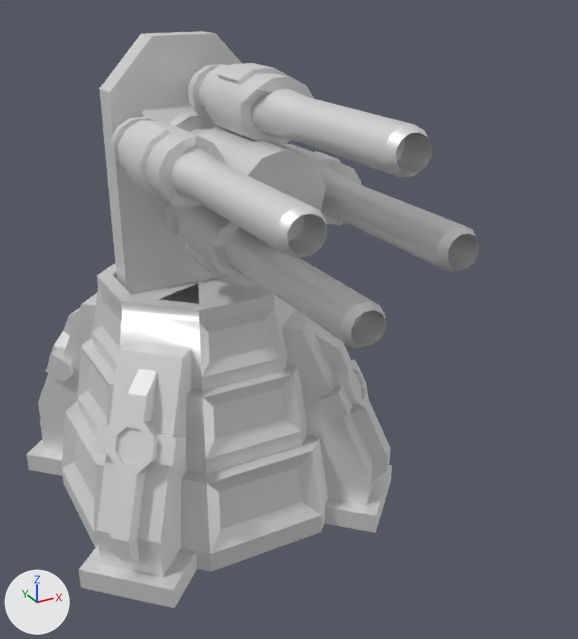
One commit to the glTF model glb/armvulc.glb: the scene before it, then after it.
Rendered twice from a camera (50 mm lens) standing at (-90.0, -223.0, 165.0) and looking at (11.0, -40.0, 73.0). Lighting does not change. The marker at lower left points along +X, +Y and +Z. The older version comes first. Where no turn or scale is listed for an object, it has been applied to the vertices.

The older version as bpy lines, for what is in view:
```python
ob_barrel02 = bpy.data.objects.new('barrel02', me_barrel02)
ob_barrel02.parent = ob_housing02
ob_barrel02.location = (0.0, 14.67, 0.0)
ob_barrel03 = bpy.data.objects.new('barrel03', me_barrel03)
ob_barrel03.parent = ob_housing03
ob_barrel03.location = (0.0, 14.67, 0.0)
ob_barrel04 = bpy.data.objects.new('barrel04', me_barrel04)
ob_barrel04.parent = ob_housing04
ob_barrel04.location = (0.0, 14.67, 0.0)
ob_base = bpy.data.objects.new('base', me_base)
ob_base.location = (0.0, 0.0, 0.0)
ob_housing02 = bpy.data.objects.new('housing02', me_housing02)
ob_housing02.parent = ob_spindle
ob_housing02.location = (-19.49, 5.939, -0.203)
ob_housing03 = bpy.data.objects.new('housing03', me_housing03)
ob_housing03.parent = ob_spindle
ob_housing03.location = (0.338, 5.939, -17.95)
ob_housing04 = bpy.data.objects.new('housing04', me_housing04)
ob_housing04.parent = ob_spindle
ob_housing04.location = (19.49, 5.939, -0.407)
ob_spindle = bpy.data.objects.new('spindle', me_spindle)
ob_spindle.parent = ob_neck
ob_spindle.location = (0.0, -47.7, 0.0)
ob_spindle.rotation_euler = (0.0, 0.247, 0.0)  # degrees (0, 14, 0)
# also in view: 'housing01' at (5.0, -26.0, 133.0); 'barrel01' at (4.0, -66.0, 133.0); 'neck' at (0.0, -3.0, 116.0); 'turret' at (0.0, 13.0, 110.0)
```
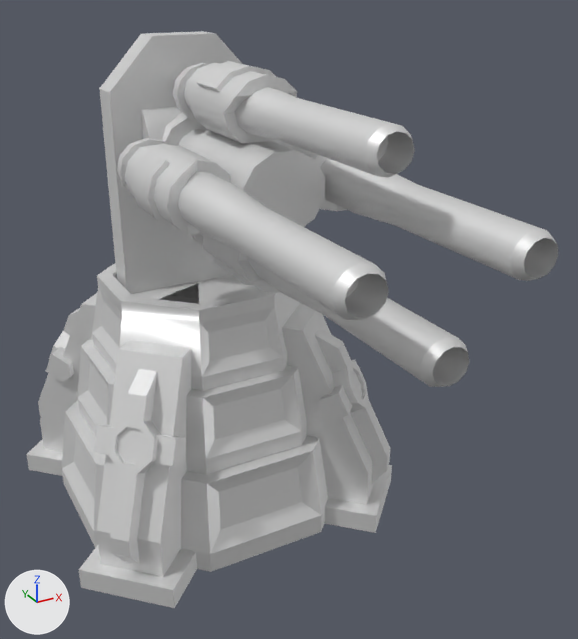
Diff of the bpy script that builds the scene:
```diff
--- a/glb/armvulc.glb.py
+++ b/glb/armvulc.glb.py
@@ ob_spindle @@
 ob_spindle.location = (0.0, -47.7, 0.0)
-ob_spindle.rotation_euler = (0.0, 0.247, 0.0)  # degrees (0, 14, 0)
@@ ob_housing03 @@
 ob_housing03.parent = ob_spindle
-ob_housing03.location = (0.338, 5.939, -17.95)
+ob_housing03.location = (0.338, 0.0, -17.95)
@@ ob_barrel03 @@
 ob_barrel03.parent = ob_housing03
-ob_barrel03.location = (0.0, 14.67, 0.0)
+ob_barrel03.location = (0.0, 0.0, 0.0)
@@ ob_housing04 @@
 ob_housing04.parent = ob_spindle
-ob_housing04.location = (19.49, 5.939, -0.407)
+ob_housing04.location = (19.49, 0.0, -0.407)
@@ ob_barrel04 @@
 ob_barrel04.parent = ob_housing04
-ob_barrel04.location = (0.0, 14.67, 0.0)
+ob_barrel04.location = (0.0, 0.0, 0.0)
@@ ob_housing02 @@
 ob_housing02.parent = ob_spindle
-ob_housing02.location = (-19.49, 5.939, -0.203)
+ob_housing02.location = (-19.49, 0.0, -0.203)
@@ ob_barrel02 @@
 ob_barrel02.parent = ob_housing02
-ob_barrel02.location = (0.0, 14.67, 0.0)
+ob_barrel02.location = (0.0, 0.0, 0.0)
```

Boxes [x1, y1, x2, y2] around the edits, measured in the pictures (578 x 639 px):
'barrel02', turned, moved: before [171, 146, 327, 258]; after [178, 171, 389, 320]
'barrel04', turned, moved: before [320, 168, 480, 272]; after [320, 158, 558, 281]
'barrel03', turned, moved: before [223, 228, 386, 348]; after [248, 257, 470, 387]
'barrel01', turned: before [251, 89, 432, 178]; after [234, 87, 415, 178]
'housing02', turned, moved: before [111, 117, 224, 207]; after [117, 138, 230, 236]
'spindle', turned: before [198, 126, 326, 210]; after [189, 130, 325, 227]
'housing01', turned: before [188, 63, 314, 145]; after [173, 61, 297, 144]
'housing03', turned, moved: before [166, 203, 259, 287]; after [192, 232, 280, 293]
'housing04', turned, moved: before [281, 144, 362, 225]; after [271, 140, 347, 211]
